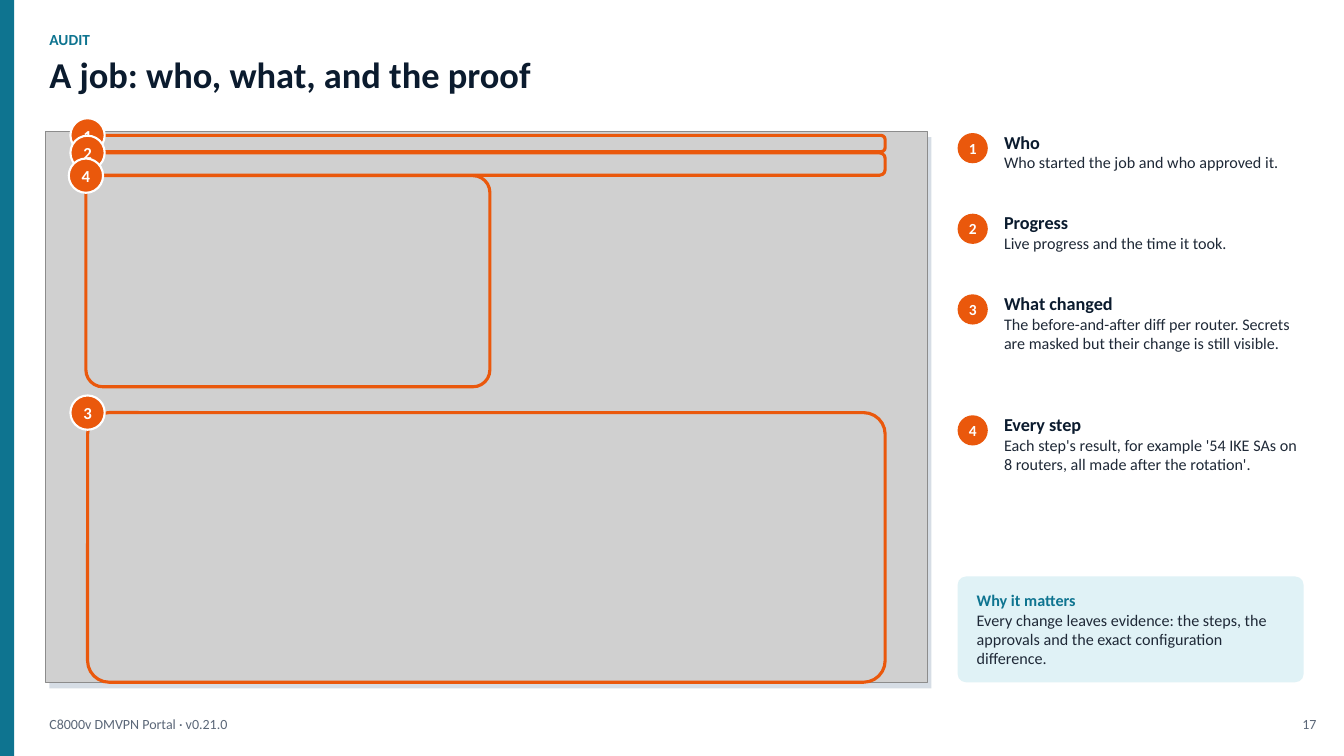
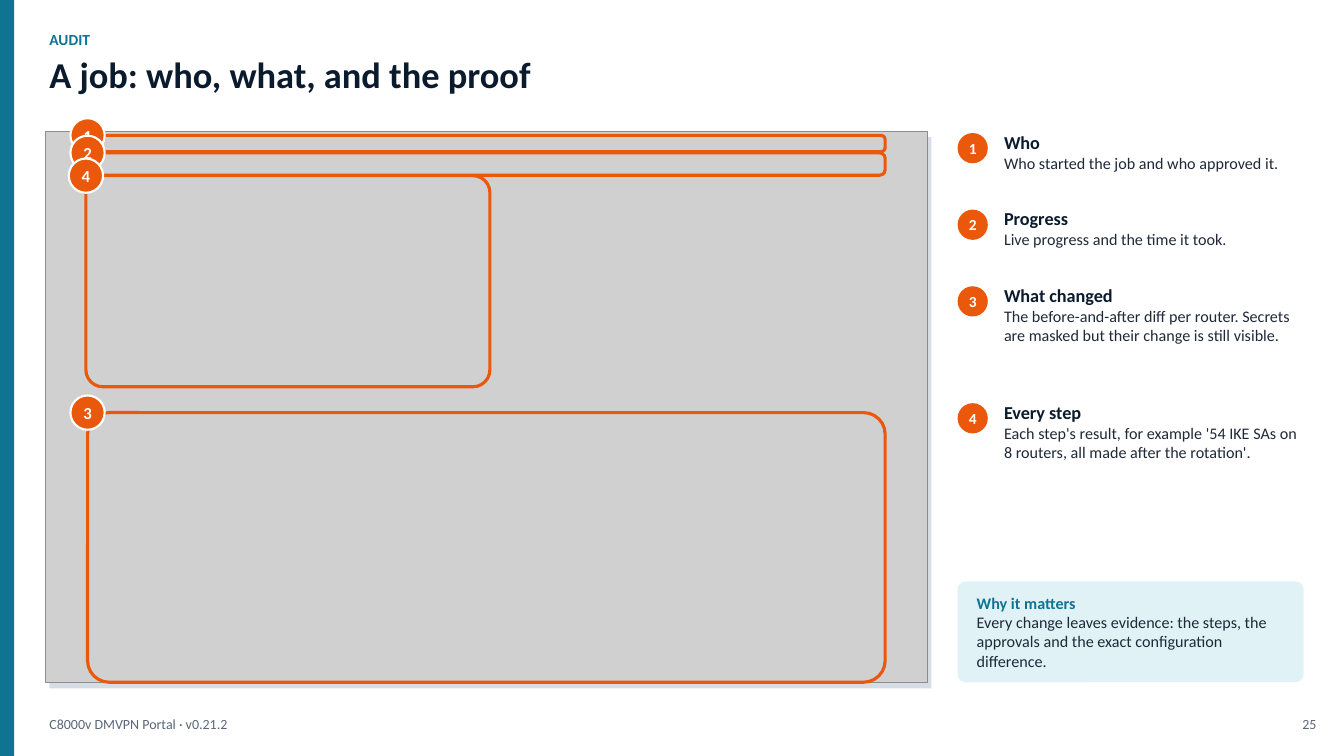
Before and after one commit to dcantor/c8000v-dmvpn-lab, a slide deck: slide 25 of docs/presentation/c8000v-dmvpn-portal.pptx (slide 17 before the commit). Drawn at 1344x756 pixels with LibreOffice and Linux fonts; fonts in the diff are those of the drawing; grey boxes stand for pictures. Boxes give left, top, right and bottom in pixels: in the first picture for what was removed or moved away, otherwise in the second. Text is boxed around its words. In the diff, an @@ line names an element or a change of style, - is before the commit and + after.

```diff
--- a/docs/presentation/c8000v-dmvpn-portal.pptx
+++ b/docs/presentation/c8000v-dmvpn-portal.pptx
@@ text "Progress" moved from (x1=1004, y1=217, x2=1227, y2=252) to (x1=1004, y1=213, x2=1227, y2=248) @@
@@ ellipse "2" moved from (x1=958, y1=214, x2=988, y2=244) to (x1=958, y1=210, x2=988, y2=240) @@
@@ 2 texts, 2 ellipses moved together from (x1=958, y1=294, x2=1297, y2=472) to (x1=958, y1=286, x2=1297, y2=460) @@
@@ rounded rectangle resized from (x1=958, y1=577, x2=1304, y2=683) to (x1=958, y1=582, x2=1304, y2=683) @@
@@ text at (x1=49, y1=719, x2=228, y2=729): text changed @@
-C8000v DMVPN Portal · v0.21.0
+C8000v DMVPN Portal · v0.21.2
@@ text at (x1=1302, y1=720, x2=1316, y2=729): text changed @@
-17
+25
```
Also in this commit, not shown: 22 other slides changed, 16 slides added, 20 other files.
